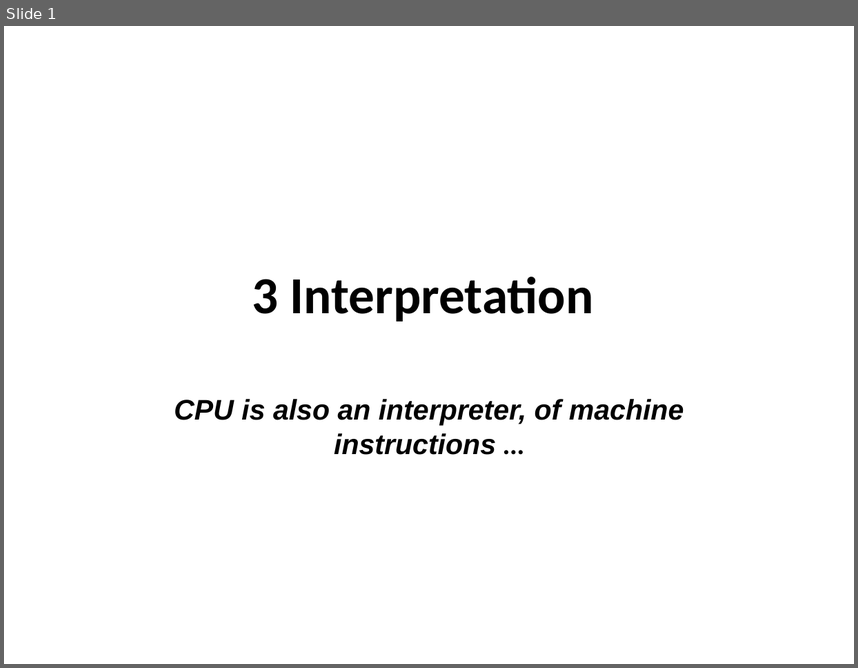
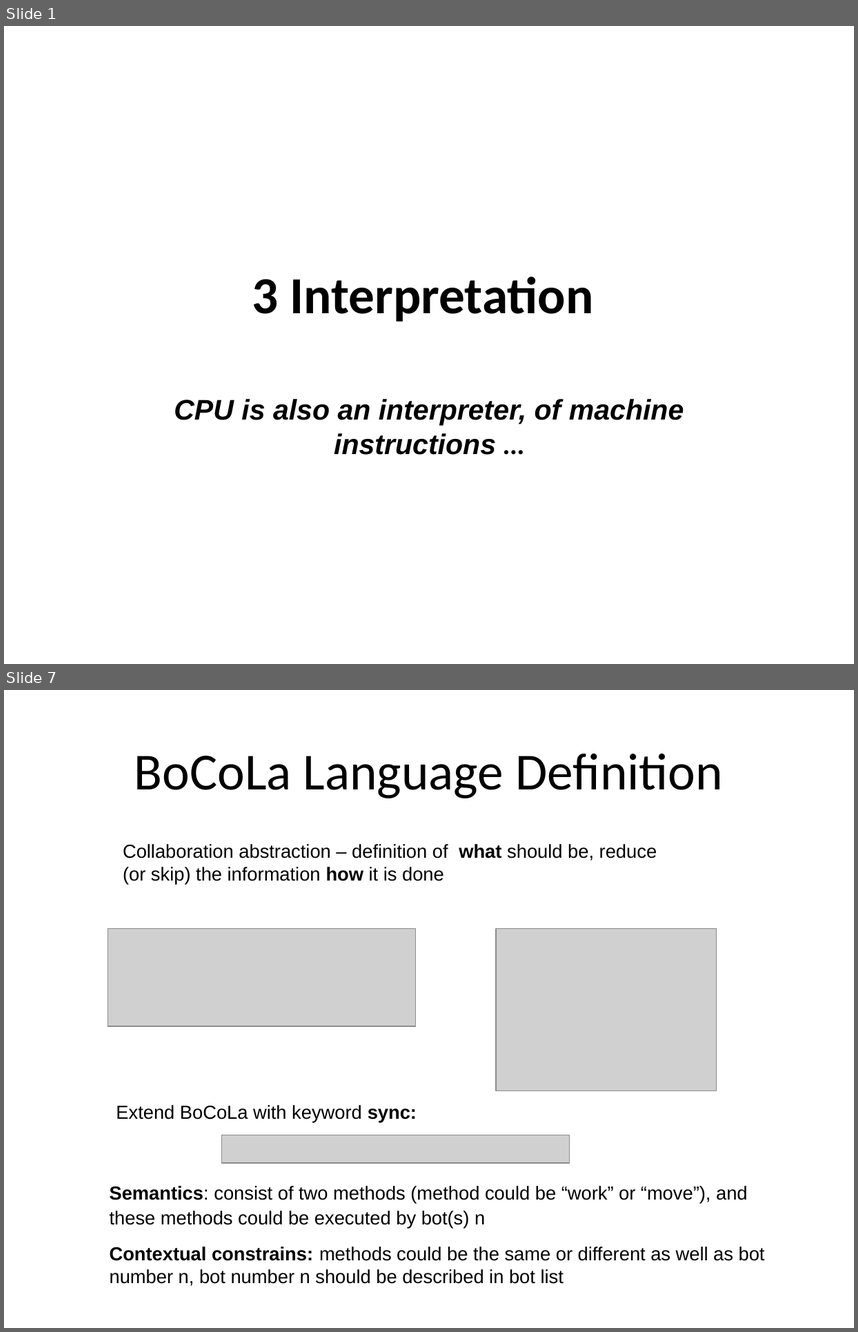
Before and after one commit to isurup/kalle-martin-group, a slide deck: SSE2/slides/3 Interpretation.ppt. Shown one above the other, each under a label of ours: slide 1 before the commit, slides 1 and 7 after it; the slides between them are not shown. The pictures are 858x668 and 858x1332 pixels, drawn with LibreOffice and Linux fonts; fonts in the diff are those of the drawing; grey boxes stand for pictures. Boxes give left, top, right and bottom in pixels: in the first picture for what was removed or moved away, otherwise in the second. Text is boxed around its words. In the diff, an @@ line names an element or a change of style, - is before the commit and + after.

```diff
--- a/SSE2/slides/3 Interpretation.ppt
+++ b/SSE2/slides/3 Interpretation.ppt
@@ slide 7 added at (4, 690, 854, 1328), background #FFFFFF @@
@@ title added at (134, 753, 723, 798), 44 pt, text #000000 @@
+BoCoLa Language Definition
@@ text added at (123, 844, 657, 885), 16 pt, text #000000 @@
+Collaboration abstraction – definition of what should be, reduce (or skip) the information how it is done
@@ picture added at (107, 929, 415, 1027) @@
@@ picture added at (496, 929, 716, 1092) @@
@@ text added at (116, 1105, 417, 1123), 16 pt, text #000000 @@
+Extend BoCoLa with keyword sync:
@@ picture added at (221, 1134, 570, 1163) @@
@@ text added at (110, 1185, 765, 1285), 16 pt, text #000000 @@
+Semantics: consist of two methods (method could be “work” or “move”), and these methods could be executed by bot(s) n
+Contextual constrains: methods could be the same or different as well as bot number n, bot number n should be described in bot list
```
Also in this commit, not shown: 1 slide changed, 6 other slides added, 1 slide removed.
